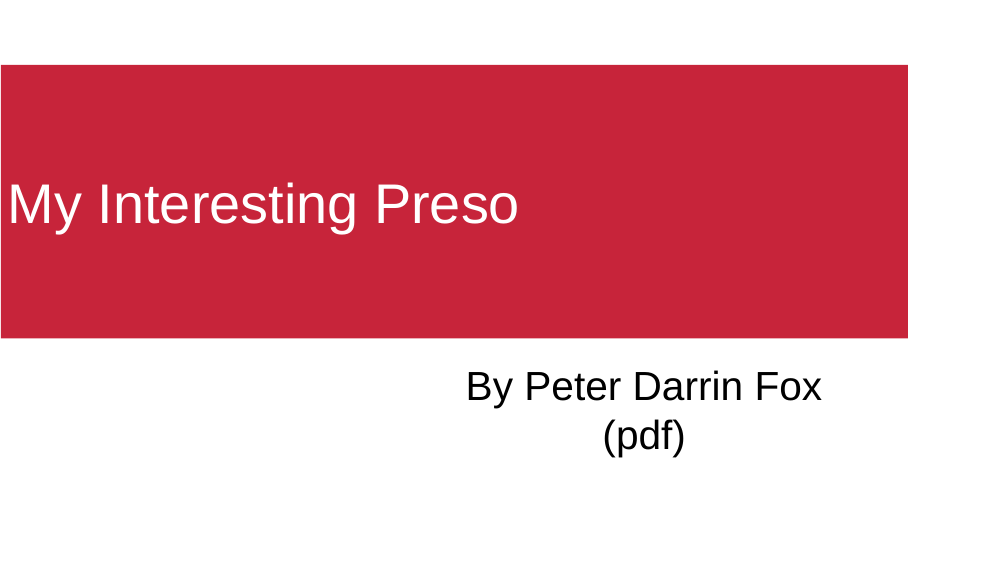
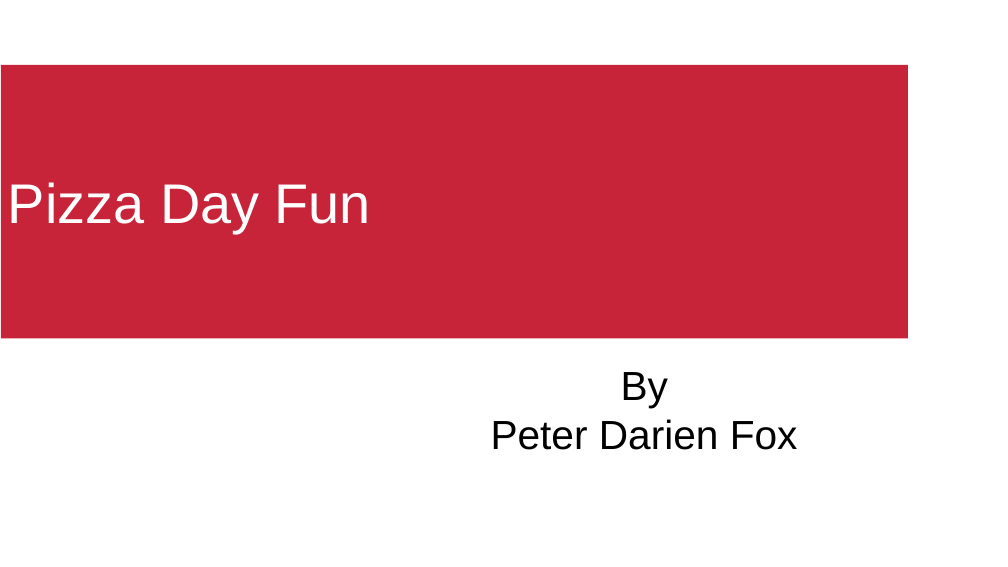
Before and after one commit to IanDarwin/pdfshow, a slide deck: slide 1 of samples/SampleShow.odp. Drawn at 1008x567 pixels with LibreOffice and Linux fonts; fonts in the diff are those of the drawing; background and template pictures are left out. Boxes give left, top, right and bottom in pixels: in the first picture for what was removed or moved away, otherwise in the second. Text is boxed around its words. In the diff, an @@ line names an element or a change of style, - is before the commit and + after.

```diff
--- a/samples/SampleShow.odp
+++ b/samples/SampleShow.odp
@@ title at bbox=[8, 182, 371, 233]: text changed @@
-My Interesting Preso
+Pizza Day Fun
@@ subtitle at bbox=[491, 372, 798, 450]: text changed @@
-By Peter Darrin Fox
-(pdf)
+By
+Peter Darien Fox
```
Also in this commit, not shown: 1 other slide changed, 3 slides added, 3 slides removed, 1 other file.
